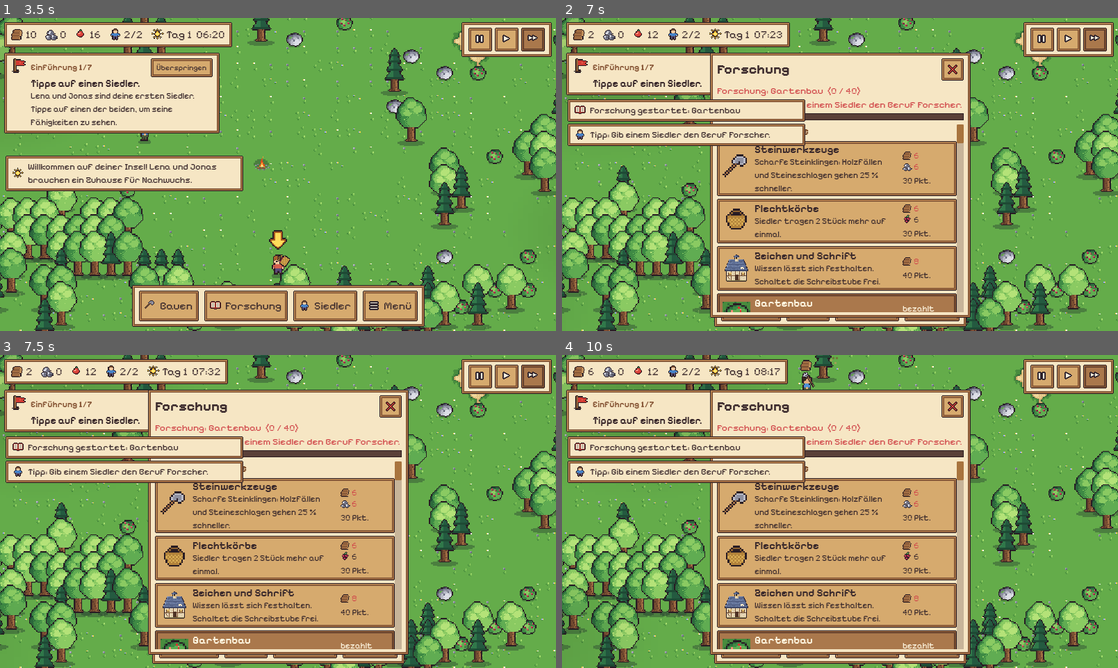
Above: before the commit, frames 1-4 (two rows, left to right).
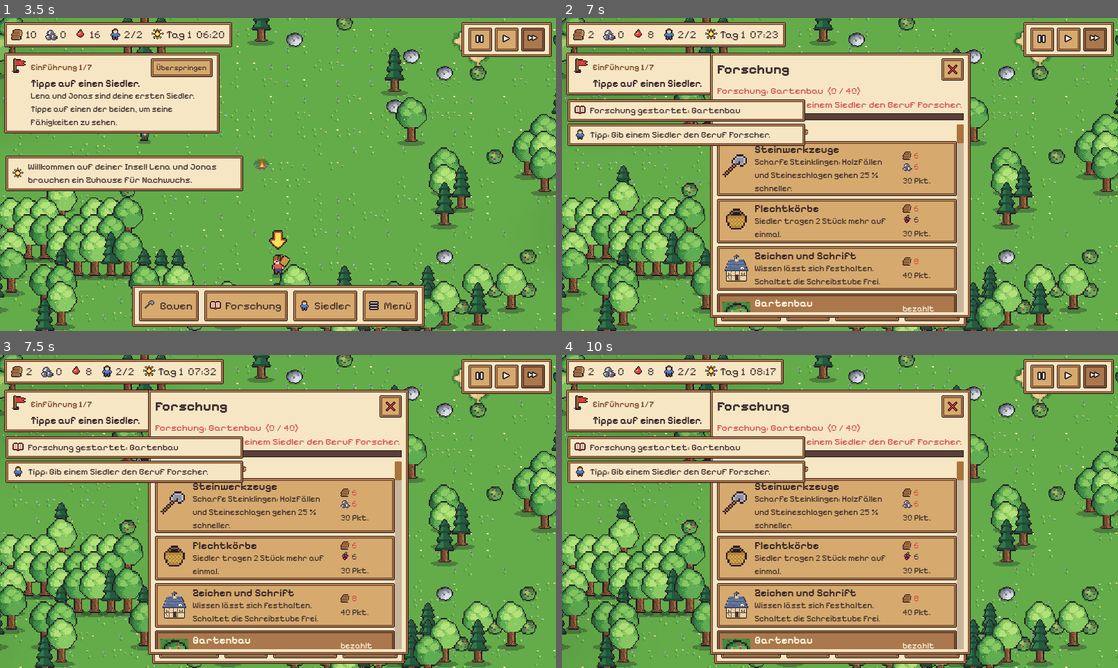
Above: after the commit, the same moments.

Repository: roderichpralle-a11y/New_World
Game: Godot game, scene res://scenes/main.tscn
Same seed, same stepped clock (60 frames per second), same inputs: the game is played once before the commit and once after it.
Inputs (mouse positions are in pixels of both pictures, inside the frame that each line leads up to):
- Up to frame 1 (3.5 s): click "Spiel starten" at 0.5 s; click (478, 39) at 1.27 s; click (505, 39) at 2.02 s; click (533, 39) at 2.77 s
- Up to frame 2 (7 s): click "Bauen" at 3.5 s; click "Forschung" at 4.25 s; click "Siedler" at 5 s; click "0%" at 5.75 s; tap Enter at 6.5 s; drag from (673, 93) to (895, 105) at 6.52 s
- Up to frame 3 (7.5 s): click "Bauen" at 7.25 s
- Up to frame 4 (10 s): click "0%" at 8 s; click "Siedler" at 8.75 s; click "Menü" at 9.5 s

Frame 1 is identical in both runs. In frame 2, 0.4% of the frame differs, in the area x 15-41%, y 1-34%; in frame 3, 0.4%; in frame 4, 0.6%, in the area x 4-50%, y 0-34%.

Commit message:
Nahrung mit Sättigung und Vitaminen, Abbau und Ernte deutlich knapper
Jede Speise hat jetzt Sättigung und Vitamine; Siedler merken sich ihre
letzten Mahlzeiten, essen bei Vitaminmangel gezielt Obst und werden ohne
Vitamine langsamer, krank und können sterben. Sammeln, Fischen, Holz und
Stein dauern länger, Sträucher und Fischgründe tragen weniger und wachsen
langsamer nach, Felder und Brotkette liefern weniger, Hütten kosten mehr.

Co-Authored-By: Claude Opus 5.5 (1M context) <noreply@anthropic.com>
Claude-Session: https://claude.ai/code/session_01WkENq52zwz9MDen2gh68ZQ

Diff:
--- a/data/balance.json
+++ b/data/balance.json
@@ -3,11 +3,17 @@
   "night_speedup": 5.0,
   "night_start": 0.84,
   "night_end": 0.18,
-  "hunger_per_day": 60.0,
+  "hunger_per_day": 75.0,
   "eat_below": 50.0,
   "eat_until": 92.0,
   "starve_damage_per_day": 70.0,
   "heal_per_day": 40.0,
+  "vitamins_per_day": 30.0,
+  "vitamin_low": 25.0,
+  "vitamin_target": 70.0,
+  "deficiency_damage_per_day": 25.0,
+  "hungry_work_factor": 0.8,
+  "deficiency_work_factor": 0.85,
   "child_hunger_factor": 0.5,
   "adult_age": 3.0,
   "old_age_min": 32.0,
@@ -15,7 +21,7 @@
   "birth_check_interval": 0.1,
   "birth_chance": 0.18,
   "birth_cooldown": 1.6,
-  "birth_food_per_person": 4,
+  "birth_food_per_person": 8,
   "fertile_max_age": 34.0,
   "newcomer_chance": 0.03,
   "carry_capacity": 4,
--- a/data/buildings.json
+++ b/data/buildings.json
@@ -1,14 +1,14 @@
 {
   "lagerfeuer": {"name": "Lagerfeuer", "desc": "Herz der Siedlung. Hier wird gelagert, gegessen und gewärmt. Forscher d …(228 unchanged characters)…
-  "huette": {"name": "Hütte", "desc": "Wohnraum für 2 Siedler. Mehr Wohnraum bedeutet mehr Nachwuchs.", "size": [3, 2], "sprite": "hut", "buildable": true, "category": "wohnen", "housing": 2, "work": 18, "cost": {"holz": 12}, "light": true, "upgrade": "holzhaus"},
+  "huette": {"name": "Hütte", "desc": "Wohnraum für 2 Siedler. Mehr Wohnraum bedeutet mehr Nachwuchs.", "size": [3, 2], "sprite": "hut", "buildable": true, "category": "wohnen", "housing": 2, "work": 18, "cost": {"holz": 16}, "light": true, "upgrade": "holzhaus"},
   "holzhaus": {"name": "Holzhaus", "desc": "Ein solides Haus aus Brettern für 4 Siedler. Wer hier wohnt, bekommt 40 % ö …(275 unchanged characters)…
   "steinhaus": {"name": "Steinhaus", "desc": "Ein großes Haus mit Ziegeldach für 6 Siedler. Wer hier wohnt, bekommt 80  …(236 unchanged characters)…
   "lager": {"name": "Lagerhaus", "desc": "Mehr Platz für Vorräte und ein zweiter Ablageplatz.", "size": [3, 2], "sprite": "storehouse", "buildable": true, "category": "lager", "storage": 80, "work": 26, "cost": {"holz": 16, "stein": 8}},
   "grosslager": {"name": "Großes Lager", "desc": "Ein steinerner Speicher mit viel Platz für alle Waren.", "size": [4, 2], "sprite": "store_big", "buildable": true, "category": "lager", "requires": "maurerei", "storage": 200, "work": 40, "cost": {"bretter": 16, "stein": 10, "ziegel": 14}},
-  "feld": {"name": "Getreidefeld", "desc": "Ein Bauer sät un …(160 unchanged characters)… , "farm": {"yield": "weizen", "amount": 12, "grow_days": 1.0, "sow_time": 3.0, "harvest_time": 1.2,  …(82 unchanged characters)…
-  "obstgarten": {"name": "Obstgarten", "desc": "Apfelbäume,  …(229 unchanged characters)… , "farm": {"yield": "aepfel", "amount": 20, "grow_days": 2.2, "sow_time": 4.0, "harvest_time": 1.5,  …(91 unchanged characters)…
-  "muehle": {"name": "Windmühle", "desc": "Mahlt Getreide zu …(226 unchanged characters)… ts": {"weizen": 3}, "outputs": {"mehl": 3}, "time": 4.0, "skill": "nahrung", "verb": "Mahlt Getreide"}},
-  "baeckerei": {"name": "Bäckerei", "desc": "Backt aus Mehl nahrhaftes Brot.", "size": [3, 2], "sprite": "bakery", "buildable": true, "category": "nahrung", "requires": "backkunst", "work": 34, "cost": {"bretter": 10, "stein": 8, "ziegel": 6}, "light": true, "production": {"job": "kueche", "inputs": {"mehl": 2, "holz": 1}, "outputs": {"brot": 3}, "time": 5.0, "skill": "nahrung", "verb": "Backt Brot", "smoke": [10, -40]}},
+  "feld": {"name": "Getreidefeld", "desc": "Ein Bauer sät un …(160 unchanged characters)… , "farm": {"yield": "weizen", "amount": 8, "grow_days": 1.5, "sow_time": 3.0, "harvest_time": 1.2,  …(82 unchanged characters)…
+  "obstgarten": {"name": "Obstgarten", "desc": "Apfelbäume,  …(229 unchanged characters)… , "farm": {"yield": "aepfel", "amount": 12, "grow_days": 2.5, "sow_time": 4.0, "harvest_time": 1.5,  …(91 unchanged characters)…
+  "muehle": {"name": "Windmühle", "desc": "Mahlt Getreide zu …(226 unchanged characters)… ts": {"weizen": 3}, "outputs": {"mehl": 2}, "time": 4.0, "skill": "nahrung", "verb": "Mahlt Getreide"}},
+  "baeckerei": {"name": "Bäckerei", "desc": "Backt aus Mehl Brot, das sehr lange satt macht.", "size": [3, 2], "sprite": "bakery", "buildable": true, "category": "nahrung", "requires": "backkunst", "work": 34, "cost": {"bretter": 10, "stein": 8, "ziegel": 6}, "light": true, "production": {"job": "kueche", "inputs": {"mehl": 2, "holz": 1}, "outputs": {"brot": 2}, "time": 5.0, "skill": "nahrung", "verb": "Backt Brot", "smoke": [10, -40]}},
   "raeucherei": {"name": "Räucherei", "desc": "Räuchert Fisch, damit er viel länger satt macht.", "size": [2, 2], "spri …(311 unchanged characters)…
   "huehnerhof": {"name": "Hühnerhof", "desc": "Hühner werden mit Getreide gefüttert und legen Eier.", "size": [3, 2], " …(283 unchanged characters)…
   "saegegrube": {"name": "Sägegrube", "desc": "Hier wird Holz zu Brettern zersägt.", "size": [2, 2], "sprite": "sawpit" …(283 unchanged characters)…
--- a/data/nodes.json
+++ b/data/nodes.json
@@ -1,12 +1,12 @@
 {
-  "baum": {"name": "Baum", "yield": "holz", "capacity": 5, "work_time": 2.2, "skill": "holz", "terrain": "grass", "solid": true, "regrow_days": 2.5, "sprites": {"full": ["tree0", "tree1", "tree2"], "empty": "stump", "growing": "sapling"}, "on_empty": "regrow"},
-  "fels": {"name": "Felsen", "yield": "stein", "capacity": 10, "work_time": 3.0, "skill": "stein", "terrain": "land", "solid": true, "regrow_days": 0, "sprites": {"full": ["rock_big"], "low": "rock_small"}, "on_empty": "remove"},
-  "busch": {"name": "Beerenstrauch", "yield": "beeren", "capacity": 4, "work_time": 1.6, "skill": "nahrung", "terrain": "grass", "solid": true, "regrow_days": 1.2, "sprites": {"full": ["bush_full"], "empty": "bush_empty"}, "on_empty": "regrow"},
-  "fischgrund": {"name": "Fischgrund", "yield": "fisch", "capacity": 6, "work_time": 3.2, "skill": "nahrung", "terrain": "shore_water", "solid": false, "regrow_days": 0.8, "sprites": {"full": ["fish_anim"], "empty": ""}, "on_empty": "regrow"},
-  "palme": {"name": "Kokospalme", "yield": "kokos", "capacity": 4, "work_time": 2.0, "skill": "nahrung", "terrain": "land", "solid": true, "regrow_days": 1.6, "sprites": {"full": ["palm0", "palm1"], "empty": "palm_empty"}, "on_empty": "regrow"},
-  "pilzkreis": {"name": "Pilzkreis", "yield": "pilze", "capacity": 3, "work_time": 1.4, "skill": "nahrung", "terrain": "grass", "solid": false, "regrow_days": 1.0, "sprites": {"full": ["mushrooms"], "empty": ""}, "on_empty": "regrow"},
-  "erzader": {"name": "Erzader", "yield": "erz", "capacity": 8, "work_time": 3.4, "skill": "stein", "terrain": "land", "solid": true, "regrow_days": 0, "sprites": {"full": ["ore_rock"], "low": "rock_small"}, "on_empty": "remove"},
-  "goldader": {"name": "Goldader", "yield": "gold", "capacity": 6, "work_time": 4.0, "skill": "stein", "terrain": "land", "solid": true, "regrow_days": 0, "sprites": {"full": ["gold_rock"], "low": "rock_small"}, "on_empty": "remove"},
+  "baum": {"name": "Baum", "yield": "holz", "capacity": 5, "work_time": 4.5, "skill": "holz", "terrain": "grass", "solid": true, "regrow_days": 5.0, "sprites": {"full": ["tree0", "tree1", "tree2"], "empty": "stump", "growing": "sapling"}, "on_empty": "regrow"},
+  "fels": {"name": "Felsen", "yield": "stein", "capacity": 10, "work_time": 5.5, "skill": "stein", "terrain": "land", "solid": true, "regrow_days": 0, "sprites": {"full": ["rock_big"], "low": "rock_small"}, "on_empty": "remove"},
+  "busch": {"name": "Beerenstrauch", "yield": "beeren", "capacity": 3, "work_time": 6.0, "skill": "nahrung", "terrain": "grass", "solid": true, "regrow_days": 3.0, "sprites": {"full": ["bush_full"], "empty": "bush_empty"}, "on_empty": "regrow"},
+  "fischgrund": {"name": "Fischgrund", "yield": "fisch", "capacity": 5, "work_time": 9.0, "skill": "nahrung", "terrain": "shore_water", "solid": false, "regrow_days": 2.0, "sprites": {"full": ["fish_anim"], "empty": ""}, "on_empty": "regrow"},
+  "palme": {"name": "Kokospalme", "yield": "kokos", "capacity": 3, "work_time": 6.0, "skill": "nahrung", "terrain": "land", "solid": true, "regrow_days": 3.0, "sprites": {"full": ["palm0", "palm1"], "empty": "palm_empty"}, "on_empty": "regrow"},
+  "pilzkreis": {"name": "Pilzkreis", "yield": "pilze", "capacity": 3, "work_time": 5.0, "skill": "nahrung", "terrain": "grass", "solid": false, "regrow_days": 2.0, "sprites": {"full": ["mushrooms"], "empty": ""}, "on_empty": "regrow"},
+  "erzader": {"name": "Erzader", "yield": "erz", "capacity": 8, "work_time": 6.0, "skill": "stein", "terrain": "land", "solid": true, "regrow_days": 0, "sprites": {"full": ["ore_rock"], "low": "rock_small"}, "on_empty": "remove"},
+  "goldader": {"name": "Goldader", "yield": "gold", "capacity": 6, "work_time": 7.0, "skill": "stein", "terrain": "land", "solid": true, "regrow_days": 0, "sprites": {"full": ["gold_rock"], "low": "rock_small"}, "on_empty": "remove"},
   "wolfsbau": {"name": "Wolfsbau", "yield": "felle", "capacity": 6, "work_time": 3.0, "skill": "jagd", "terrain": "grass", "solid": true, "regrow_days": 0, "spawns": "wolf", "den_cap": 3, "sprites": {"full": ["den"]}, "on_empty": "remove"},
   "eberbau": {"name": "Wildschweinsuhle", "yield": "felle", "capacity": 5, "work_time": 3.0, "skill": "jagd", "terrain": "grass", "solid": true, "regrow_days": 0, "spawns": "eber", "den_cap": 2, "sprites": {"full": ["wallow"]}, "on_empty": "remove"},
   "baerenhoehle": {"name": "Bärenhöhle", "yield": "felle", "capacity": 8, "work_time": 3.5, "skill": "jagd", "terrain": "land", "solid": true, "regrow_days": 0, "spawns": "baer", "den_cap": 1, "sprites": {"full": ["cave"]}, "on_empty": "remove"},
--- a/data/resources.json
+++ b/data/resources.json
@@ -9,17 +9,17 @@
   "eisen": {"name": "Eisen", "icon": "eisen", "category": "material", "order": 7},
   "werkzeug": {"name": "Werkzeug", "icon": "werkzeug", "category": "material", "order": 8},
   "mehl": {"name": "Mehl", "icon": "mehl", "category": "material", "order": 9},
-  "beeren": {"name": "Beeren", "icon": "beeren", "category": "food", "nutrition": 22, "order": 10},
-  "fisch": {"name": "Fisch", "icon": "fisch", "category": "food", "nutrition": 34, "order": 11},
-  "weizen": {"name": "Getreide", "icon": "weizen", "category": "food", "nutrition": 26, "order": 12},
-  "aepfel": {"name": "Äpfel", "icon": "aepfel", "category": "food", "nutrition": 26, "order": 13},
-  "eier": {"name": "Eier", "icon": "eier", "category": "food", "nutrition": 30, "order": 14},
-  "raeucherfisch": {"name": "Räucherfisch", "icon": "raeucherfisch", "category": "food", "nutrition": 52, "order": 15},
-  "brot": {"name": "Brot", "icon": "brot", "category": "food", "nutrition": 48, "order": 16},
+  "beeren": {"name": "Beeren", "icon": "beeren", "category": "food", "nutrition": 12, "vitamins": 22, "order": 10},
+  "fisch": {"name": "Fisch", "icon": "fisch", "category": "food", "nutrition": 22, "vitamins": 6, "order": 11},
+  "weizen": {"name": "Getreide", "icon": "weizen", "category": "food", "nutrition": 10, "vitamins": 3, "order": 12},
+  "aepfel": {"name": "Äpfel", "icon": "aepfel", "category": "food", "nutrition": 14, "vitamins": 20, "order": 13},
+  "eier": {"name": "Eier", "icon": "eier", "category": "food", "nutrition": 20, "vitamins": 8, "order": 14},
+  "raeucherfisch": {"name": "Räucherfisch", "icon": "raeucherfisch", "category": "food", "nutrition": 34, "vitamins": 5, "order": 15},
+  "brot": {"name": "Brot", "icon": "brot", "category": "food", "nutrition": 42, "vitamins": 3, "order": 16},
   "felle": {"name": "Felle", "icon": "felle", "category": "material", "order": 9.2},
   "gold": {"name": "Gold", "icon": "gold", "category": "material", "order": 9.4},
   "boot": {"name": "Boote", "icon": "boot", "category": "ship", "order": 9.6},
-  "fleisch": {"name": "Fleisch", "icon": "fleisch", "category": "food", "nutrition": 40, "order": 17},
-  "kokos": {"name": "Kokosnüsse", "icon": "kokos", "category": "food", "nutrition": 28, "order": 18},
-  "pilze": {"name": "Pilze", "icon": "pilze", "category": "food", "nutrition": 20, "order": 19}
+  "fleisch": {"name": "Fleisch", "icon": "fleisch", "category": "food", "nutrition": 32, "vitamins": 4, "order": 17},
+  "kokos": {"name": "Kokosnüsse", "icon": "kokos", "category": "food", "nutrition": 18, "vitamins": 14, "order": 18},
+  "pilze": {"name": "Pilze", "icon": "pilze", "category": "food", "nutrition": 12, "vitamins": 12, "order": 19}
 }
--- a/scripts/autoload/data.gd
+++ b/scripts/autoload/data.gd
@@ -233,3 +233,13 @@
 ## Beruf ist freigeschaltet (manche brauchen eine Forschung).
 func job_unlocked(job: String) -> bool:
 	return Game.is_researched(jobs.get(job, {}).get("requires", ""))
+
+
+## Saettigung einer Speise (Punkte auf der Satt-Leiste, 0-100).
+func food_satiety(id: String) -> float:
+	return float(resources.get(id, {}).get("nutrition", 0.0))
+
+
+## Vitamine einer Speise (Punkte auf der Vitamin-Leiste, 0-100).
+func food_vitamins(id: String) -> float:
+	return float(resources.get(id, {}).get("vitamins", 0.0))
--- a/scripts/autoload/game.gd
+++ b/scripts/autoload/game.gd
@@ -30,6 +30,7 @@
 var research: Dictionary = {"current": "", "progress": {}, "done": [], "paid": []}
 ## Einfuehrung und Ziele: Schritt der Einfuehrung (tut), Index des Ziels (ms)
 var goals: Dictionary = {"tut": 0, "ms": 0}
+var eaten: Dictionary = {}  # gegessene Speisen seit Spielbeginn (fuer Statistik und Tests)
 var effects: Dictionary = {}  # Summe aller Forschungs-Effekte, z. B. {"build": 0.2}
 
 var _birth_timer: float = 0.0
@@ -192,15 +193,29 @@
 
 ## Nimmt eine Mahlzeit: liefert Naehrwert (0 wenn nichts da).
 func eat_one() -> float:
-	# Abwechslung: nimm die Sorte, von der am meisten da ist
+	var id := eat_food(false)
+	return Data.food_satiety(id) if id != "" else 0.0
+
+
+## Nimmt eine Speise aus dem Lager und liefert ihre ID ("" wenn nichts da ist).
+## Mit prefer_vitamins wird die vitaminreichste Speise gewaehlt, sonst die saettigendste.
+## Bei Gleichstand nimmt der Siedler die Sorte, von der am meisten da ist.
+func eat_food(prefer_vitamins: bool) -> String:
 	var best := ""
+	var best_v := -INF
 	for id in Data.food_ids():
-		if amount(id) > 0 and (best == "" or amount(id) > amount(best)):
+		var n := amount(id)
+		if n <= 0:
+			continue
+		var v := Data.food_vitamins(id) if prefer_vitamins else Data.food_satiety(id)
+		v += n * 0.001
+		if v > best_v:
+			best_v = v
 			best = id
-	if best == "":
-		return 0.0
-	take_stock(best, 1)
-	return float(Data.resources[best].get("nutrition", 20))
+	if best != "":
+		take_stock(best, 1)
+		eaten[best] = int(eaten.get(best, 0)) + 1
+	return best
 
 
 ## Anzahl der Nahrungssorten, die gerade im Lager sind.
--- a/scripts/entities/settler.gd
+++ b/scripts/entities/settler.gd
@@ -18,6 +18,13 @@
 var age: float = 18.0
 var max_age: float = 40.0
 var hunger: float = 90.0
+## Vitamine 0-100: sinken jeden Tag, Obst und Beeren fuellen sie auf. Unter
+## vitamin_low werden Siedler schwach und krank (siehe _needs).
+var vitamins: float = 80.0
+## Die letzten Mahlzeiten (Ressourcen-IDs, neueste zuletzt, hoechstens MEALS_KEPT).
+var meals: Array = []
+var _deficient := false  # schon gewarnt, dass Vitamine fehlen
+const MEALS_KEPT := 12
 var health: float = 100.0
 var skills: Dictionary = {}
 var skill_xp: Dictionary = {}
@@ -78,6 +85,8 @@
 	age = float(data.get("age", 18.0))
 	max_age = float(data.get("max_age", _rng.randf_range(Data.bal("old_age_min"), Data.bal("old_age_max"))))
 	hunger = float(data.get("hunger", 90.0))
+	vitamins = float(data.get("vitamins", 80.0))
+	meals = Array(data.get("meals", []))
 	health = float(data.get("health", 100.0))
 	skills = data.get("skills", {})
 	for sk in Data.skills:
@@ -235,8 +244,18 @@
 	if sleeping:
 		f *= 0.6
 	hunger = max(0.0, hunger - float(Data.bal("hunger_per_day")) * Game.eff("hunger") * days * f)
+	vitamins = max(0.0, vitamins - float(Data.bal("vitamins_per_day", 0.0)) * days * f)
+	var low := float(Data.bal("vitamin_low", 25.0))
+	if vitamins < low and not _deficient:
+		_deficient = true
+		Game.notify_at(world, "%s fehlen Vitamine! Sammelt Beeren, Pilze, Kokosnüsse oder Äpfel." % display_name, "beeren")
+	elif vitamins > low + 15.0:
+		_deficient = false
 	if hunger <= 0.0:
 		health -= float(Data.bal("starve_damage_per_day")) * days
+	elif vitamins < low:
+		# Mangelernaehrung: je weniger Vitamine, desto schneller wird man krank
+		health -= float(Data.bal("deficiency_damage_per_day", 0.0)) * (1.0 - vitamins / low) * days
 	elif hunger > 30.0:
 		health = min(100.0, health + float(Data.bal("heal_per_day")) * Game.eff("heal") * days)
 	var was_adult := is_adult()
@@ -252,7 +271,7 @@
 		abort_plan()
 	_update_scale()
 	if health <= 0.0:
-		world.kill_settler(self, "verhungert")
+		world.kill_settler(self, "verhungert" if hunger <= 0.0 else "an Mangelernährung gestorben")
 	elif age >= max_age + Game.eff_add("life"):
 		world.kill_settler(self, "im hohen Alter von %d Jahren gestorben" % int(age))
 
@@ -335,9 +354,20 @@
 
 ## Arbeitstempo fuer eine Faehigkeit inklusive Forschungsboni.
 func work_factor(sk: String, bonus: String = "") -> float:
-	var f := skill_factor(sk) * Game.eff("work")
+	var f := skill_factor(sk) * Game.eff("work") * condition_factor()
 	if bonus != "":
 		f *= Game.eff(bonus)
+	return f
+
+
+## Wie gut genaehrt der Siedler ist, wirkt auf das Arbeitstempo (1.0 = normal).
+## Hunger und Vitaminmangel machen langsamer, eine gute Mahlzeit nicht schneller.
+func condition_factor() -> float:
+	var f := 1.0
+	if hunger < 25.0:
+		f *= float(Data.bal("hungry_work_factor", 0.8))
+	if vitamins < float(Data.bal("vitamin_low", 25.0)):
+		f *= float(Data.bal("deficiency_work_factor", 0.85))
 	return f
 
 
@@ -386,11 +416,16 @@
 
 func _do_eat() -> void:
 	var eaten := 0
-	while hunger < float(Data.bal("eat_until")):
-		var n := Game.eat_one()
-		if n <= 0.0:
+	while hunger < float(Data.bal("eat_until")) and eaten < 8:
+		# Fehlen Vitamine, greift der Siedler zu Obst und Beeren, sonst zum Saettigendsten
+		var id := Game.eat_food(vitamins < float(Data.bal("vitamin_target", 70.0)))
+		if id == "":
 			break
-		hunger = min(100.0, hunger + n)
+		hunger = min(100.0, hunger + Data.food_satiety(id))
+		vitamins = min(100.0, vitamins + Data.food_vitamins(id))
+		meals.append(id)
+		if meals.size() > MEALS_KEPT:
+			meals.pop_front()
 		eaten += 1
 	if eaten > 0:
 		world.float_text(position + Vector2(0, -26), "Mahlzeit", "nahrung")
@@ -1047,6 +1082,7 @@
 	return {
 		"id": id, "name": display_name, "sex": sex, "age": snappedf(age, 0.001), "max_age": max_age,
 		"hunger": snappedf(hunger, 0.01), "health": snappedf(health, 0.01), "skills": skills,
+		"vitamins": snappedf(vitamins, 0.01), "meals": meals,
 		"skill_xp": skill_xp, "job": job, "home": home_id, "look": look,
 		"carry_res": carry_res, "carry_n": carry_n, "birth_cd": birth_cooldown_until,
 		"parents": parents, "x": cell.x, "y": cell.y,
--- a/scripts/main.gd
+++ b/scripts/main.gd
@@ -98,6 +98,23 @@
 		_autotest_prod()
 	if args.has("research"):
 		world.settlers[0].set_job("forscher")
+	if args.has("jobs"):
+		# Ertragsmessung: Berufe fest vergeben, Knotenzahl ausgeben
+		var js: PackedStringArray = args.jobs.split(",")
+		for i in js.size():
+			if i >= world.settlers.size():
+				var c: Vector2i = world.settlers[0].cell
+				world.spawn_settler({"name": "Test%d" % i, "sex": "f" if i % 2 else "m", "age": 20.0, "max_age": 60.0, "skills": {}, "x": c.x, "y": c.y})
+			world.settlers[i].set_job(js[i])
+		if args.has("nofruit"):
+			for n in world.nodes.duplicate():
+				if n.type in ["busch", "palme", "pilzkreis"]:
+					world.remove_node(n)
+			Game.stock.erase("beeren")
+		var counts := {}
+		for n in world.nodes:
+			counts[n.type] = counts.get(n.type, 0) + 1
+		print("Knoten: ", counts)
 	if args.has("crowd"):
 		# Testhilfe: viele Siedler fuer die Siedlerliste
 		var names := ["Anna", "Ben", "Clara", "Dirk", "Emma", "Finn", "Greta", "Hugo", "Ida", "Karl", "Mia", "Ole", "Paula", "Rudi", "Sina", "Tom"]
@@ -153,7 +170,8 @@
 					var w = Sea.worlds.get(int(m.id))
 					isl.append("%s[%s]:%s pop=%d tiere=%d" % [m.name, m.biome, m.state, w.settlers.size() if w else 0, w.animals.size() if w else 0])
 				print("   Inseln: ", ", ".join(isl), " | See: ", Sea.voyages.size(), " Boote: ", Game.amount("boot"), " Fleisch: ", Game.amount("fleisch"), " Felle: ", Game.amount("felle"))
-			var jobs := world.settlers.map(func(s): return "%s:%s:%s:%d" % [s.display_name, s.job, s.activity, int(s.hunger)])
+			var jobs := world.settlers.map(func(s): return "%s:%s:%s:%d/v%d/h%d" % [s.display_name, s.job, s.activity, int(s.hunger), int(s.vitamins), int(s.health)])
+			print("   gegessen: ", Game.eaten)
 			print("t=%d Tag %d %s pop=%d/%d holz=%d stein=%d food=%d | %s" % [elapsed, Game.day(), Game.clock_text(),
 				Game.population(), Game.housing_capacity(), Game.amount("holz"), Game.amount("stein"), Game.total_food(), jobs])
 		if Game.is_over:
--- a/scripts/ui/hud.gd
+++ b/scripts/ui/hud.gd
@@ -182,7 +182,7 @@
 	_food_label.text = "%d" % food
 	var parts := []
 	for id in Data.food_ids():
-		parts.append("%s: %d" % [Data.resource_name(id), Game.amount(id)])
+		parts.append("%s: %d  (sättigt %d, Vitamine %d)" % [Data.resource_name(id), Game.amount(id), int(Data.food_satiety(id)), int(Data.food_vitamins(id))])
 	_food_label.get_parent().tooltip_text = "Nahrung\n" + "\n".join(parts) + "\nLagerplatz je Sorte: %d" % cap
 	var pop := Game.population()
 	_food_label.add_theme_color_override("font_color", UiTheme.BAD if food < pop * 3 else UiTheme.TEXT)
@@ -1056,7 +1056,8 @@
 Jeder Siedler hat eigene Fähigkeiten. Gib ihnen im Infofenster einen Beruf, der zu ihren Stärken passt. Mit Übung werden sie besser. Freie Siedler helfen dort, wo es nötig ist.
 
 [b]Nahrung[/b]
-Siedler essen am Lagerfeuer. Ohne Nahrung werden sie schwach und verhungern. Beeren wachsen nach, Fische auch, und Getreidefelder bringen viel Ertrag.
+Siedler essen am Lagerfeuer. Jede Speise sättigt unterschiedlich stark und bringt unterschiedlich viele Vitamine: Beeren, Äpfel und Kokosnüsse machen kaum satt, sind aber voller Vitamine. Brot, Räucherfisch und Fleisch machen lange satt, haben aber kaum Vitamine. Rohes Getreide sättigt schlecht, erst Mühle und Bäckerei machen daraus gutes Brot.
+Wer hungert, arbeitet langsamer und verhungert schließlich. Wer zu wenig Vitamine bekommt, arbeitet ebenfalls langsamer, wird krank und kann an Mangelernährung sterben. Sorge also für satt machende Speisen und für Obst. Im Fenster eines Siedlers siehst du seine Vitamine und was er zuletzt gegessen hat. Sammelplätze erschöpfen sich, wenn zu viele Siedler dort ernten; sie wachsen nur langsam nach.
 
 [b]Nachwuchs[/b]
 Kinder kommen nur zur Welt, wenn es freie Wohnplätze in Hütten gibt und genug Nahrung im Lager ist. In Holzhäusern komm …(207 unchanged characters)…
@@ -1216,11 +1217,25 @@
 	act.autowrap_mode = TextServer.AUTOWRAP_WORD_SMART
 	_info_box.add_child(act)
 	var hb := _bar_row("Sättigung", s.hunger, Color("#e0a040"))
+	var vb := _bar_row("Vitamine", s.vitamins, Color("#7ac050"))
 	var gb := _bar_row("Gesundheit", s.health, UiTheme.GOOD)
+	var ml := UiTheme.label("", 12, Color("#6a4a30"))
+	ml.autowrap_mode = TextServer.AUTOWRAP_WORD_SMART
+	_info_box.add_child(ml)
+	var meals_text := func() -> String:
+		if s.meals.is_empty():
+			return "Zuletzt gegessen: noch nichts"
+		var names: Array = []
+		for i in range(s.meals.size() - 1, maxi(-1, s.meals.size() - 6), -1):
+			names.append(Data.resources[s.meals[i]].name)
+		return "Zuletzt gegessen: " + ", ".join(names)
+	ml.text = meals_text.call()
 	_updaters.append(func():
 		act.text = s.activity
 		hb.value = s.hunger
-		gb.value = s.health)
+		vb.value = s.vitamins
+		gb.value = s.health
+		ml.text = meals_text.call())
 	var home = world.building_by_id(s.home_id)
 	_info_box.add_child(UiTheme.label("Zuhause: %s" % (home.def.name if home else "keins (schläft draußen)"), 13))
 	_info_box.add_child(UiTheme.label("Fähigkeiten", 15, UiTheme.TEXT, true))
